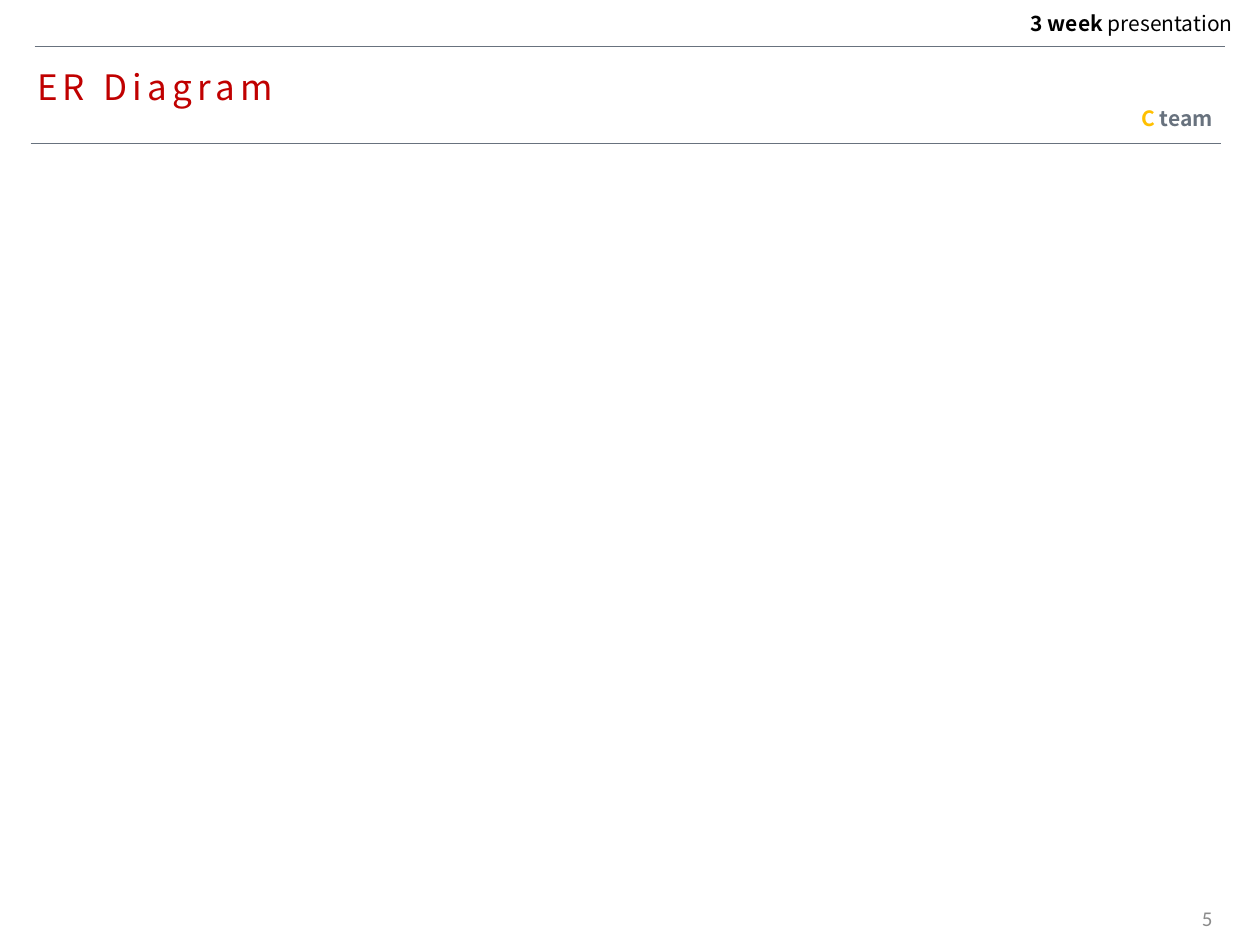
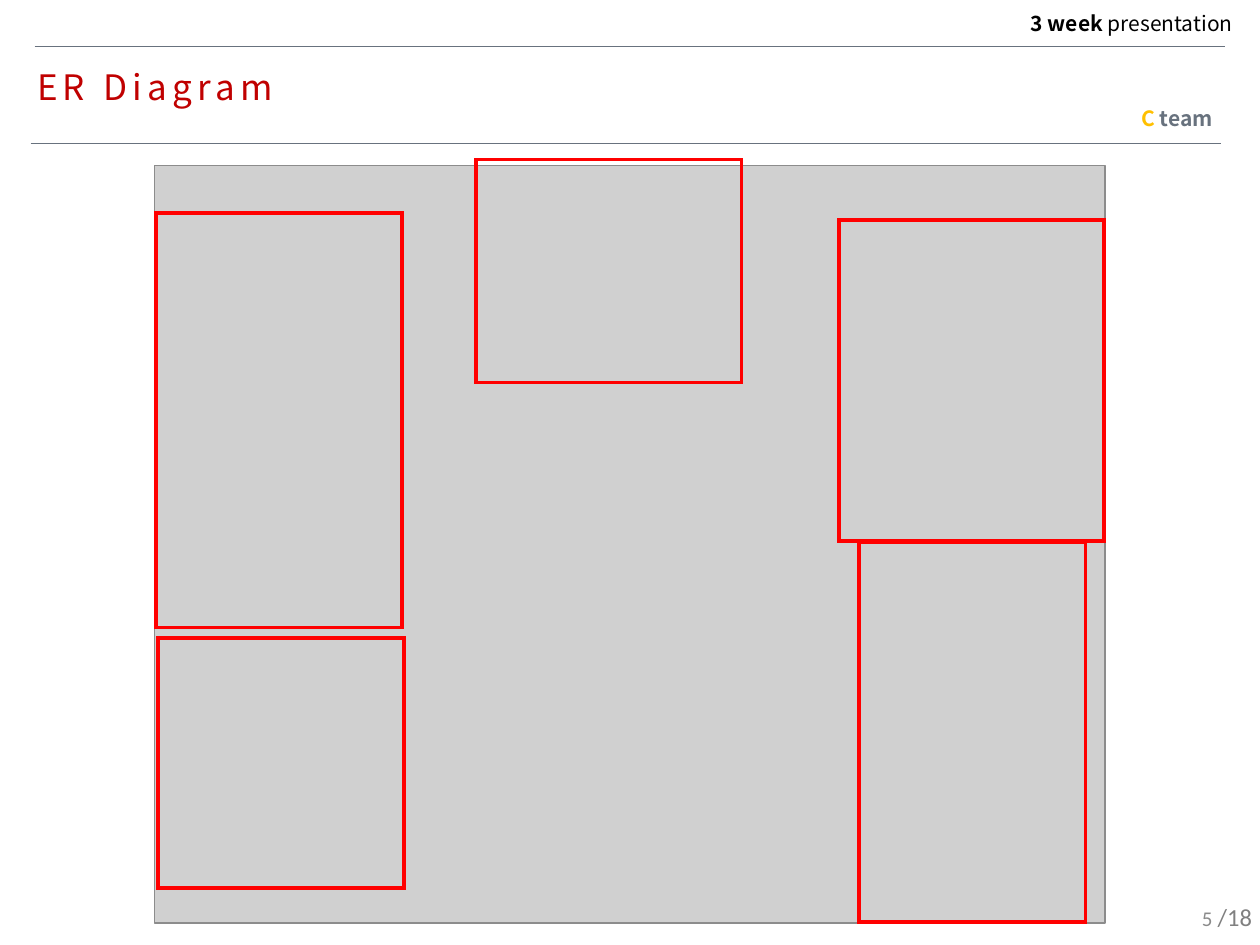
Before and after one commit to MAENGSOOHOON/summer2017IoT, a slide deck: slide 5 of 3week/ppt/3week.pptx. Drawn at 1260x945 pixels with LibreOffice and Linux fonts; fonts in the diff are those of the drawing; grey boxes stand for pictures. Boxes give left, top, right and bottom in pixels: in the first picture for what was removed or moved away, otherwise in the second. Text is boxed around its words. In the diff, an @@ line names an element or a change of style, - is before the commit and + after.

```diff
--- a/3week/ppt/3week.pptx
+++ b/3week/ppt/3week.pptx
@@ picture added at (155, 166, 1105, 924) @@
@@ frame added at (475, 159, 742, 383), fill #FF0000, outline #FF0000 1 pt @@
@@ frame added at (155, 212, 403, 629), fill #FF0000, outline #FF0000 1 pt @@
@@ frame added at (838, 219, 1105, 542), fill #FF0000, outline #FF0000 1 pt @@
@@ frame added at (858, 542, 1086, 922), fill #FF0000, outline #FF0000 1 pt @@
@@ frame added at (156, 638, 404, 890), fill #FF0000, outline #FF0000 1 pt @@
@@ text added at (1218, 909, 1252, 927), 14 pt, text #808080 @@
+/18
```
Also in this commit, not shown: 6 other slides changed, 11 slides added, 5 slides removed, 2 other files.
